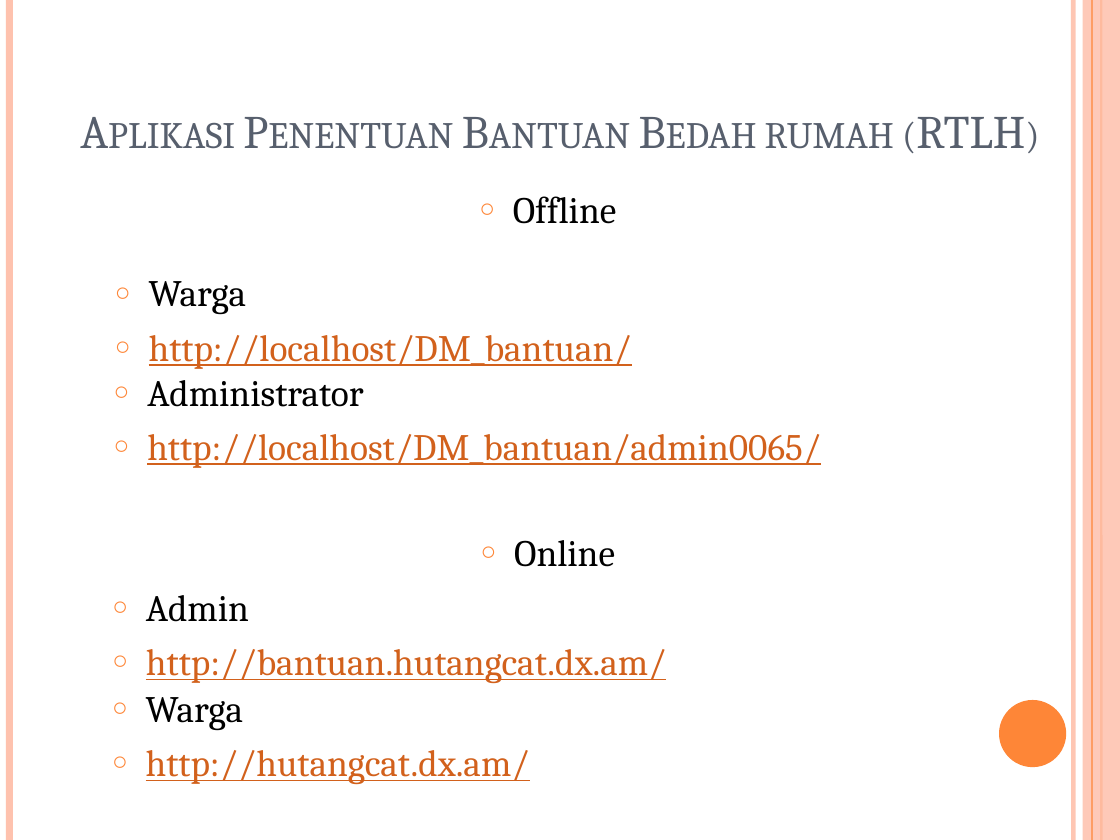
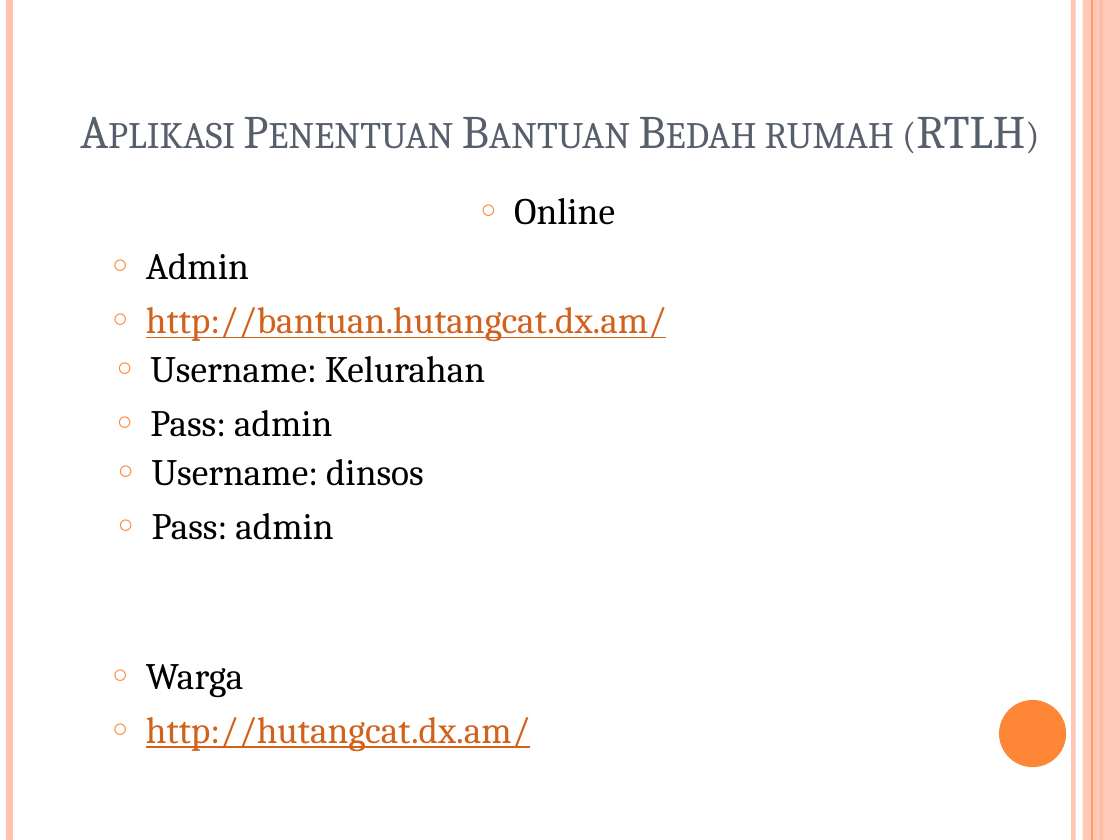
Before and after one commit to Shoichiinaba/Laporan-TA-Full, a slide deck: slide 22 of Presentation TA.pptx. Drawn at 1120x840 pixels with LibreOffice and Linux fonts; fonts in the diff are those of the drawing; background and template pictures are left out. Boxes give left, top, right and bottom in pixels: in the first picture for what was removed or moved away, otherwise in the second. Text is boxed around its words. In the diff, an @@ line names an element or a change of style, - is before the commit and + after.

Commit message:
update ppt

```diff
--- a/Presentation TA.pptx
+++ b/Presentation TA.pptx
@@ text "Online": place and size @@
-text "Online" at box(514, 540, 615, 567)
+text "Online" at box(514, 198, 615, 225)
@@ text removed at box(513, 196, 616, 224) @@
-○ Offline
@@ text "Admin": place and size @@
-text "Admin" at box(146, 595, 667, 684)
+text "Admin" at box(146, 253, 667, 342)
@@ text removed at box(149, 281, 632, 369) @@
-○ Warga
-○ http://localhost/DM_bantuan/
@@ text added at box(150, 356, 485, 437), 24 pt, text #000000 @@
+○ Username: Kelurahan
+○ Pass: admin
@@ text removed at box(147, 380, 821, 468) @@
-○ Administrator
-○ http://localhost/DM_bantuan/admin0065/
@@ text added at box(152, 459, 424, 540), 24 pt, text #000000 @@
+○ Username: dinsos
+○ Pass: admin
@@ text "Warga": place and size @@
-text "Warga" at box(146, 697, 530, 785)
+text "Warga" at box(146, 664, 530, 751)
```
